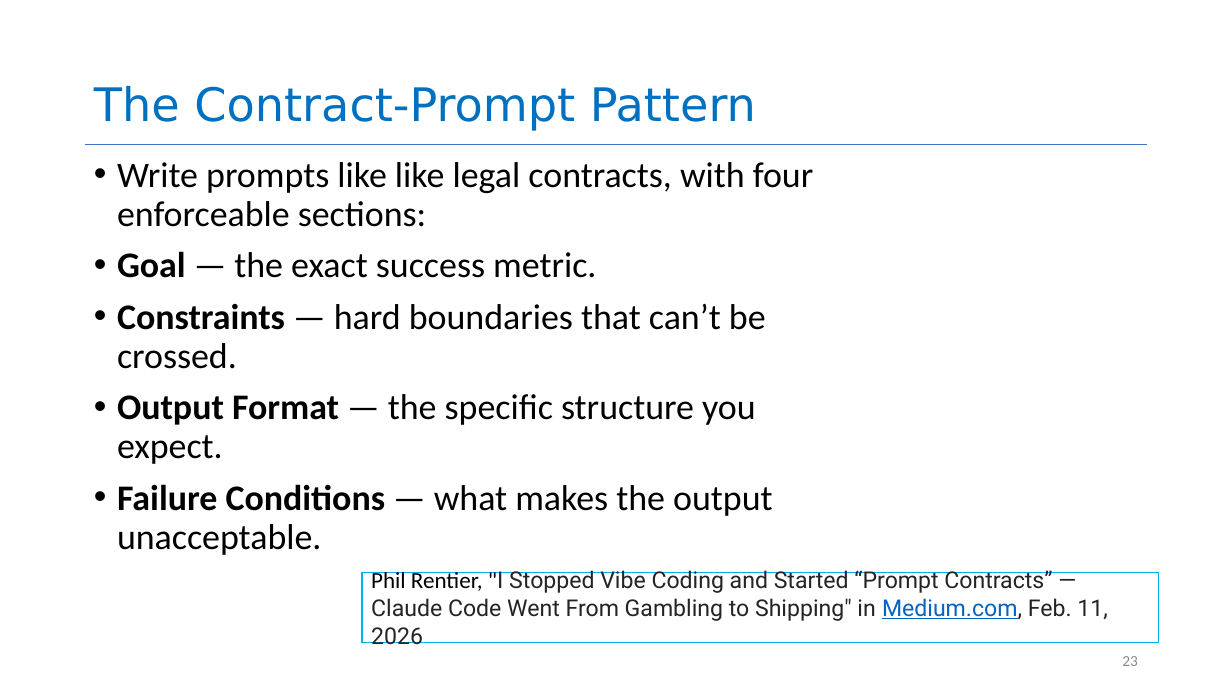
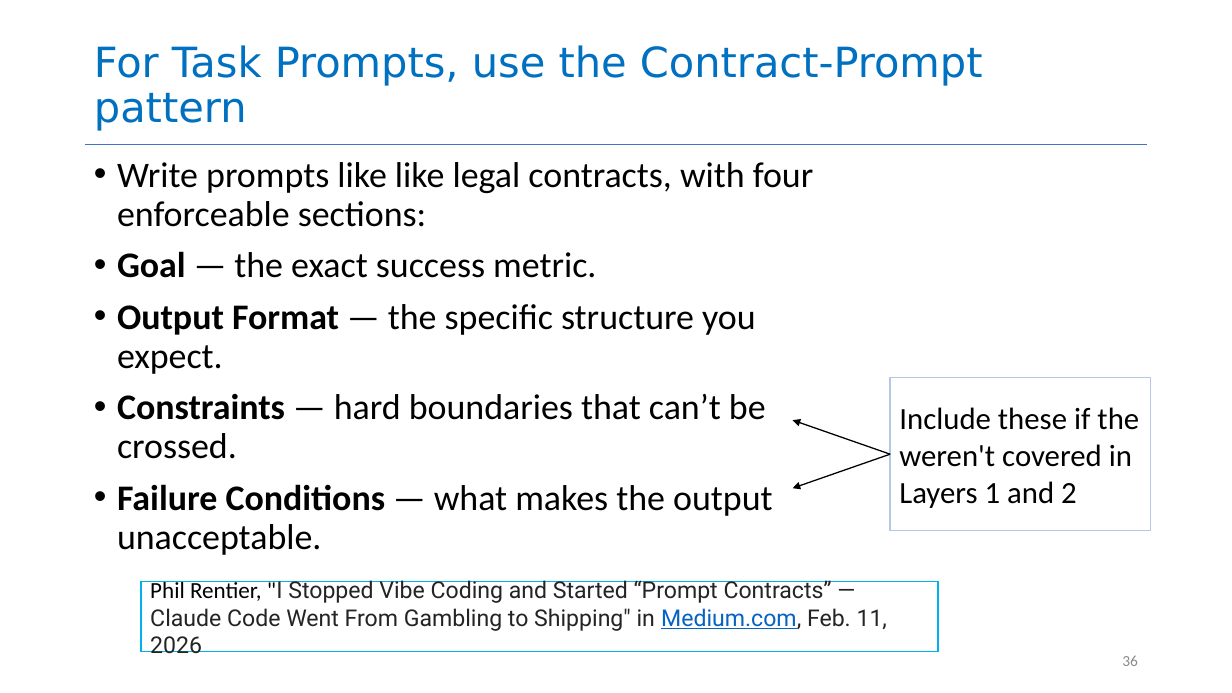
Before and after one commit to neu-se/CS4530-Spring-2026, a slide deck: slide 36 of Slides/Module 16 Using AI Agents.pptx (slide 23 before the commit). Drawn at 1232x693 pixels with LibreOffice and Linux fonts; fonts in the diff are those of the drawing. Boxes give left, top, right and bottom in pixels: in the first picture for what was removed or moved away, otherwise in the second. Text is boxed around its words. In the diff, an @@ line names an element or a change of style, - is before the commit and + after.

```diff
--- a/Slides/Module 16 Using AI Agents.pptx
+++ b/Slides/Module 16 Using AI Agents.pptx
@@ title at box(94, 45, 983, 131): text changed; size 36 to 32.4 pt @@
-The Contract-Prompt Pattern
+For Task Prompts, use the Contract-Prompt pattern
@@ text at box(117, 304, 756, 374): paragraph added @@
+• Output Format — the specific structure you expect.
@@ rectangle added at box(890, 378, 1151, 531), outline #B4C7E7 1 pt, 24 pt, text #000000 @@
+Include these if the weren't covered in Layers 1 and 2
@@ text at box(117, 394, 756, 464): paragraph removed @@
-• Output Format — the specific structure you expect.
@@ arrow added from (890, 455) to (793, 421), #000000 1 pt @@
@@ arrow added from (890, 455) to (793, 488), #000000 1 pt @@
@@ rectangle "Phil Rentier, "I Stopped Vibe ...": place and size @@
-rectangle "Phil Rentier, "I Stopped Vibe ..." at box(362, 572, 1160, 642)
+rectangle "Phil Rentier, "I Stopped Vibe ..." at box(141, 582, 939, 653)
@@ page number at box(1122, 655, 1138, 666): text changed @@
-23
+36
```
Also in this commit, not shown: 18 other slides changed, 10 slides added, 2 slides removed, 1 other file.
